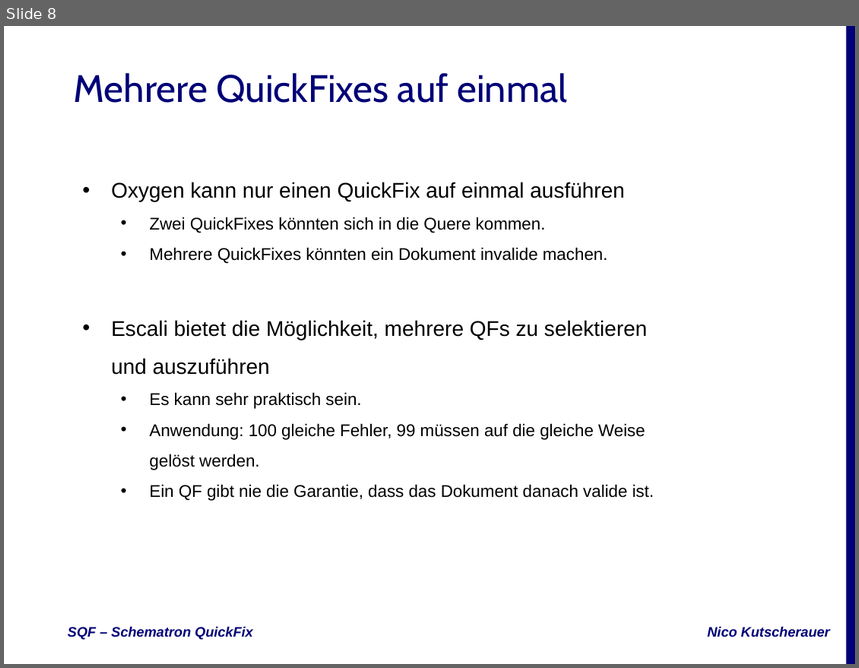
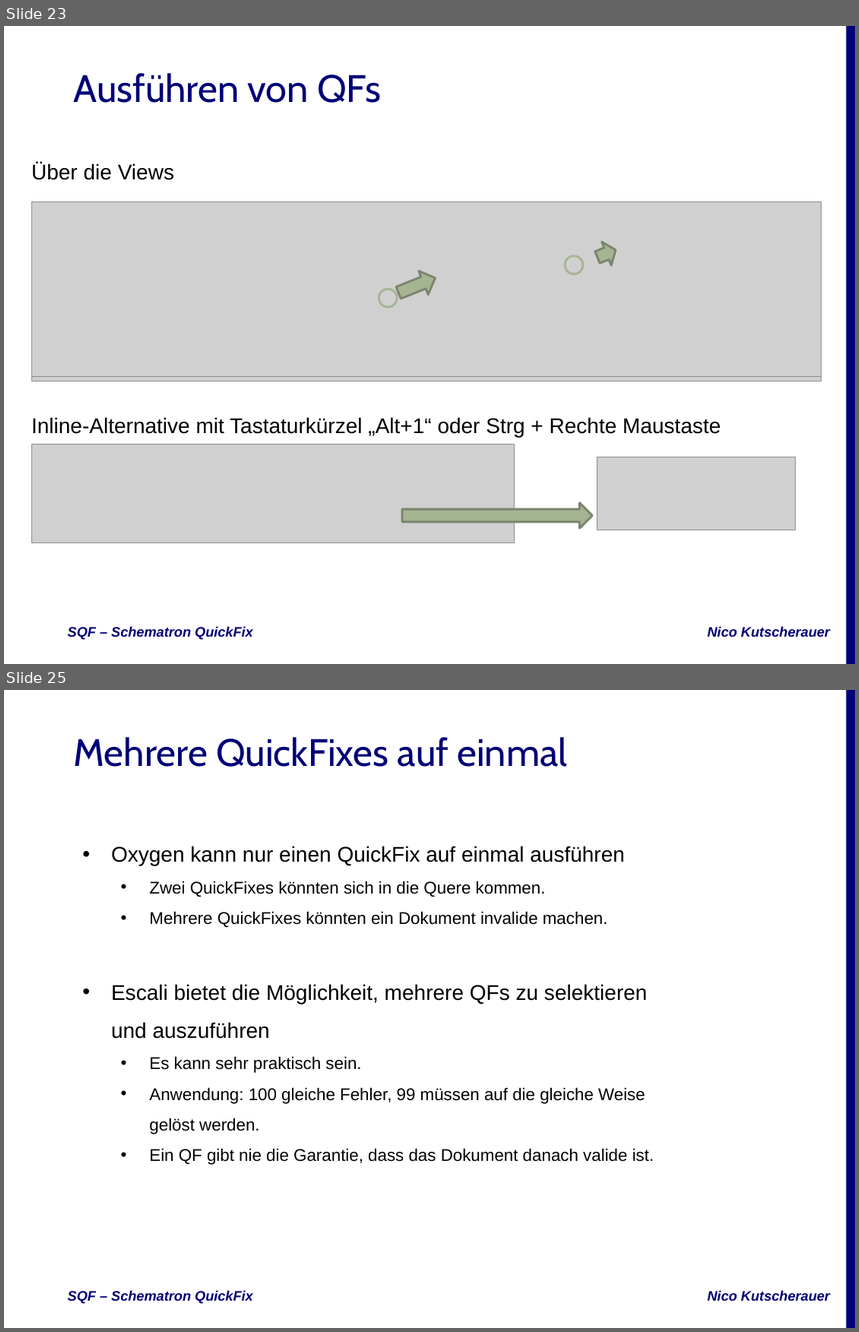
Before and after one commit to nkutsche/SchematronQuickFix-2017-11-17, a slide deck: SQF-Escali.pptx. Shown one above the other, each under a label of ours: slide 8 before the commit, slides 23 and 25 after it; the slides between them are not shown. The pictures are 859x668 and 859x1332 pixels, drawn with LibreOffice and Linux fonts; fonts in the diff are those of the drawing; grey boxes stand for pictures; background and template pictures are left out. Boxes give left, top, right and bottom in pixels: in the first picture for what was removed or moved away, otherwise in the second. Text is boxed around its words. In the diff, an @@ line names an element or a change of style, - is before the commit and + after.

```diff
--- a/SQF-Escali.pptx
+++ b/SQF-Escali.pptx
@@ slide 23 added at (4,26,855,664), background #FFFFFF; not listed: 3 template elements that a slide beside it also shows @@
@@ title added at (74,73,381,103), 36 pt, text #000077 @@
+Ausführen von QFs
@@ subtitle added at (31,164,174,180), 20 pt, text #000000 @@
+Über die Views
@@ picture added at (31,204,823,382) @@
@@ picture added at (31,204,823,376) @@
@@ picture added at (31,202,823,377) @@
@@ right arrow added at (593,239,621,269), fill #A5B592, outline #7A866C 2 pt @@
@@ right arrow added at (394,266,440,304), fill #A5B592, outline #7A866C 2 pt @@
@@ ellipse added at (565,256,583,275), outline #A5B592 2 pt @@
@@ ellipse added at (379,289,397,307), outline #A5B592 2 pt @@
@@ text added at (31,417,721,437), 20 pt, text #000000 @@
+Inline-Alternative mit Tastaturkürzel „Alt+1“ oder Strg + Rechte Maustaste
@@ picture added at (31,444,515,543) @@
@@ picture added at (597,458,795,530) @@
@@ right arrow added at (402,503,592,528), fill #A5B592, outline #7A866C 2 pt @@
@@ what was slide 8 is now slide 25 @@
```
Also in this commit, not shown: 7 slides changed, 21 other slides added, 1 slide removed, 4 other files.
